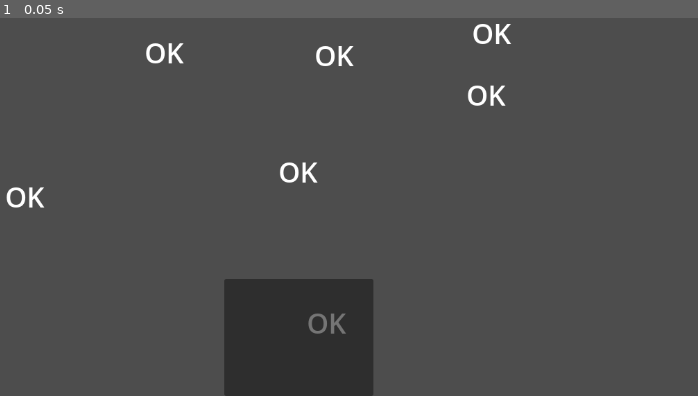
Above: before the commit, frame 1.
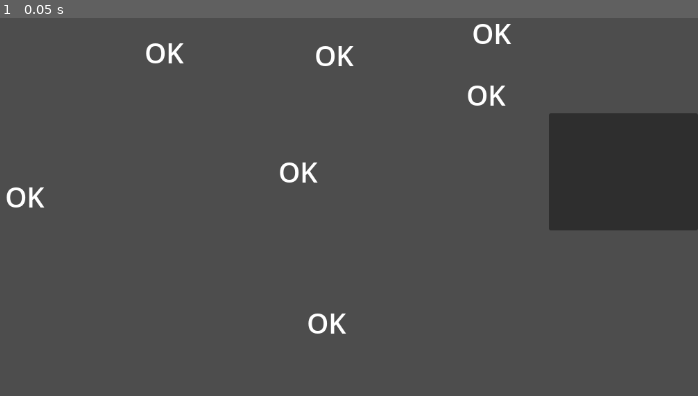
Above: after the commit, the same moment.

Repository: dao1701/base-game-godot
Game: Godot game, scene res://loader.tscn
Same seed, same stepped clock (60 frames per second), same inputs: the game is played once before the commit and once after it.
Inputs:
- Up to frame 1 (0.05 s): no input

The runs differ from the first frame. In frame 1, 13% of the frame differs, in the area x 32-100%, y 25-100%.
Error in both runs: Invalid call. Nonexistent function 'split' in base 'Nil'. (res://loader.tscn::GDScript_tjhs5:63)

Commit message:
right panel

Diff:
--- a/src/main.tscn
+++ b/src/main.tscn
@@ -125,13 +125,13 @@
 vertical_alignment = 1
 
 [node name="Panel" type="Panel" parent="."]
-anchors_preset = 7
-anchor_left = 0.5
-anchor_top = 1.0
-anchor_right = 0.5
-anchor_bottom = 1.0
-offset_left = -107.5
-offset_top = -169.0
-offset_right = 107.5
-grow_horizontal = 2
-grow_vertical = 0
+anchors_preset = 6
+anchor_left = 1.0
+anchor_top = 0.5
+anchor_right = 1.0
+anchor_bottom = 0.5
+offset_left = -215.0
+offset_top = -84.5
+offset_bottom = 84.5
+grow_horizontal = 0
+grow_vertical = 2
Not shown, changed: patch.pck
